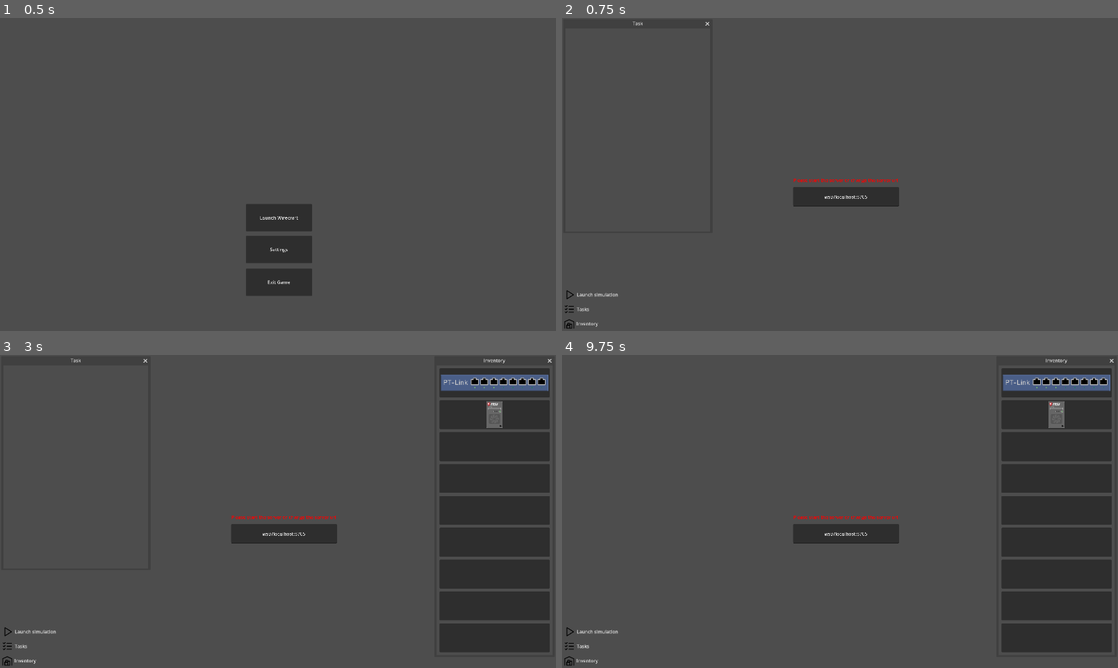
Above: before the commit, frames 1-4 (two rows, left to right).
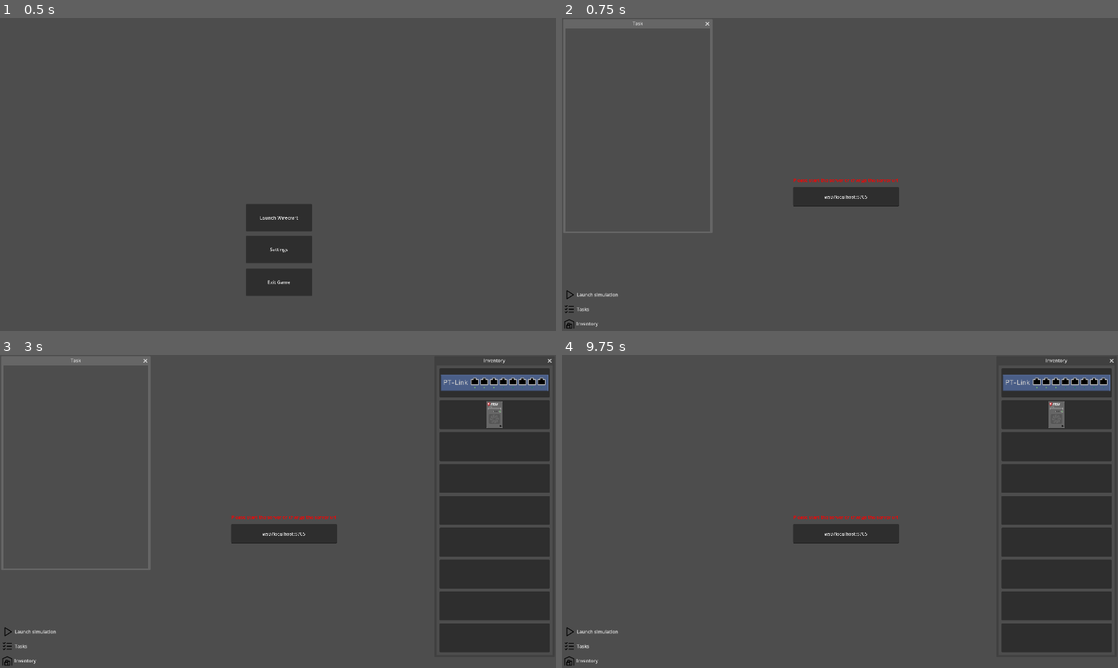
Above: after the commit, the same moments.

Repository: wirecraft-team/wirecraft
Game: Godot game, scene res://scenes/Menu.tscn
Two runs of this game, one before a commit and one after it. Both use one fixed random seed, a clock stepped at 60 frames per second and the inputs below.
Inputs (mouse positions are in pixels of both pictures, inside the frame that each line leads up to):
- Up to frame 1 (0.5 s): no input
- Up to frame 2 (0.75 s): click "Launch Wirecraft" at 0.5 s
- Up to frame 3 (3 s): click "Launch simulation" at 1.25 s; click "Launch simulation" at 2 s; click "Inventory" at 2.75 s
- Up to frame 4 (9.75 s): click (1056, 414) at 3.5 s; click (1056, 445) at 4.25 s; click (1056, 477) at 5 s; click (1056, 511) at 5.75 s; click (1056, 542) at 6.5 s; click (1056, 574) at 7.25 s; click (1056, 605) at 8 s; click (1056, 636) at 8.75 s; click "Tasks" at 9.5 s

Frame 1 is identical in both runs. In frame 2, 1.5% of the frame differs, in the area x 0-28%, y 0-69%; in frame 3, 1.5%; in frame 4, nothing differs.

Commit message:
fix: inventory position

Diff:
--- a/godot/project.godot
+++ b/godot/project.godot
@@ -22,13 +22,6 @@
 window/size/mode=3
 window/stretch/mode="viewport"
 
-[input]
-
-"return to menu"={
-"deadzone": 0.5,
-"events": []
-}
-
 [rendering]
 
 textures/canvas_textures/default_texture_filter=0
--- a/godot/scenes/Game.tscn
+++ b/godot/scenes/Game.tscn
@@ -200,6 +200,7 @@
 position = Vector2i(12, 36)
 size = Vector2i(500, 700)
 unresizable = true
+unfocusable = true
 script = ExtResource("10_qy1jj")
 
 [node name="TaskContainer" type="VBoxContainer" parent="CanvasLayer/TaskWindow"]
